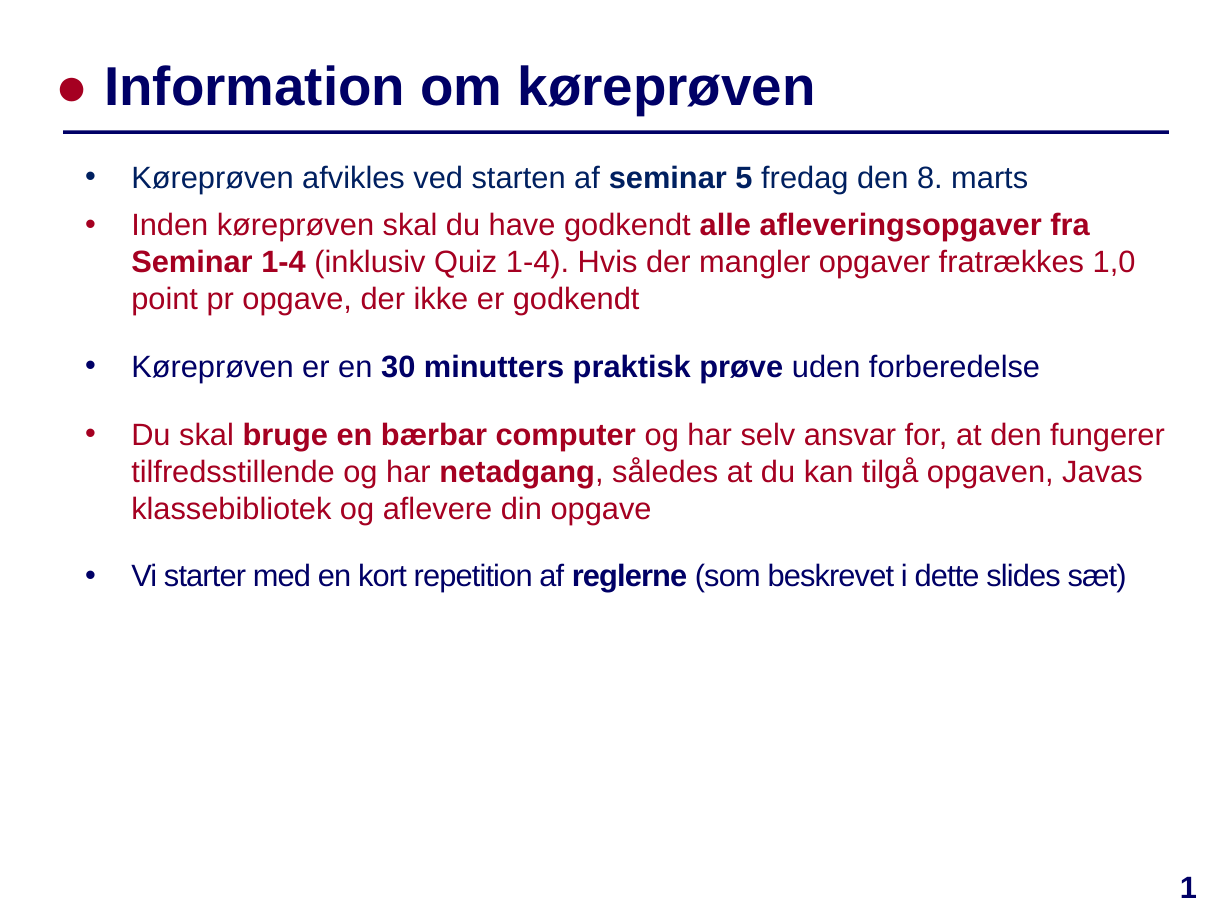
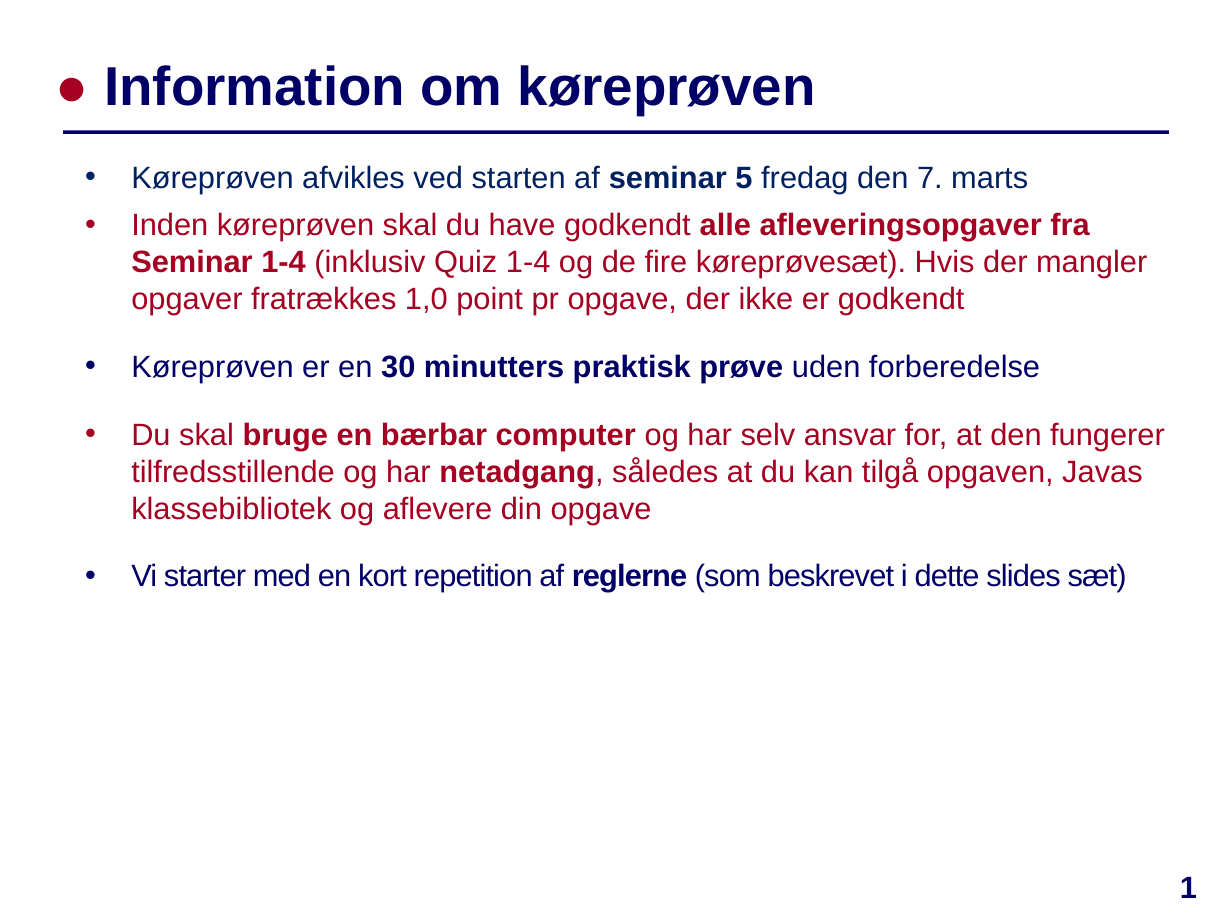
Before and after one commit to IntProgAU/Materiale, a slide deck: slide 1 of web/g25/status/Køreprøven.pptx. Drawn at 1232x924 pixels with LibreOffice and Linux fonts; fonts in the diff are those of the drawing. Boxes give left, top, right and bottom in pixels: in the first picture for what was removed or moved away, otherwise in the second. Text is boxed around its words. In the diff, an @@ line names an element or a change of style, - is before the commit and + after.

```diff
--- a/web/g25/status/Køreprøven.pptx
+++ b/web/g25/status/Køreprøven.pptx
@@ text at [131, 165, 1147, 315]: text changed @@
-• Køreprøven afvikles ved starten af seminar 5 fredag den 8. marts
-• Inden køreprøven skal du have godkendt alle afleveringsopgaver fra Seminar 1-4 (inklusiv Quiz 1-4). Hvis der mangler opgaver fratrækkes 1,0 point pr opgave, der ikke er godkendt
+• Køreprøven afvikles ved starten af seminar 5 fredag den 7. marts
+• Inden køreprøven skal du have godkendt alle afleveringsopgaver fra Seminar 1-4 (inklusiv Quiz 1-4 og de fire køreprøvesæt). Hvis der mangler opgaver fratrækkes 1,0 point pr opgave, der ikke er godkendt
```
Also in this commit, not shown: 1 other slide changed.
